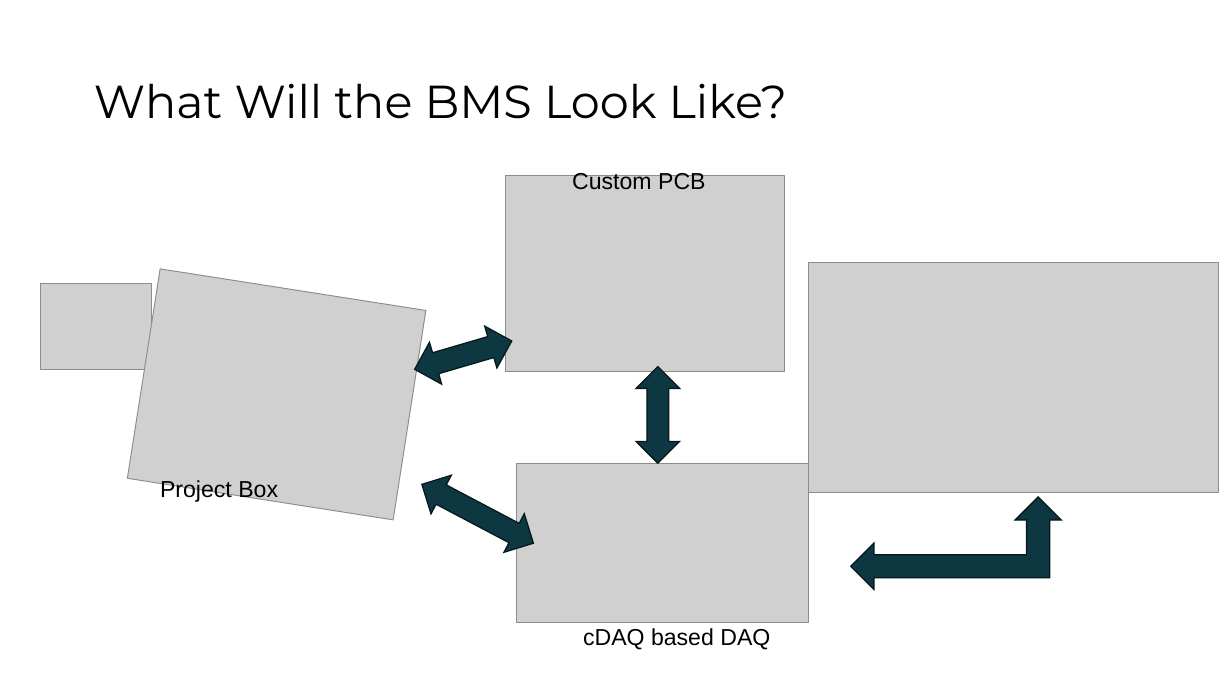
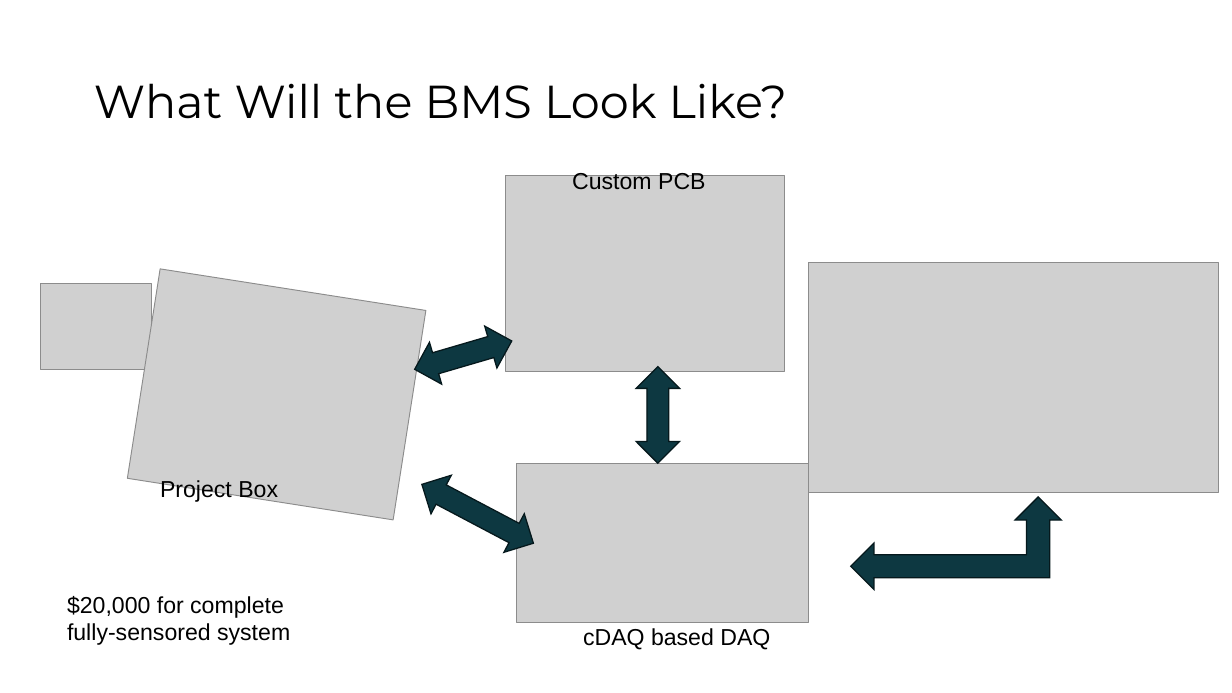
Before and after one commit to ARTS-Laboratory/Smart-Pack-for-Advanced-Research-and-Control, a slide deck: slide 5 of design_considerations/SPARC-design.pptx. Drawn at 1232x693 pixels with LibreOffice and Linux fonts; fonts in the diff are those of the drawing; grey boxes stand for pictures; background and template pictures are left out. Boxes give left, top, right and bottom in pixels: in the first picture for what was removed or moved away, otherwise in the second. Text is boxed around its words. In the diff, an @@ line names an element or a change of style, - is before the commit and + after.

Commit message:
added 20k price to total system

```diff
--- a/design_considerations/SPARC-design.pptx
+++ b/design_considerations/SPARC-design.pptx
@@ text added at [67,596,290,645], 18 pt, text #000000 @@
+$20,000 for complete fully-sensored system
```
Also in this commit, not shown: 1 other file.
